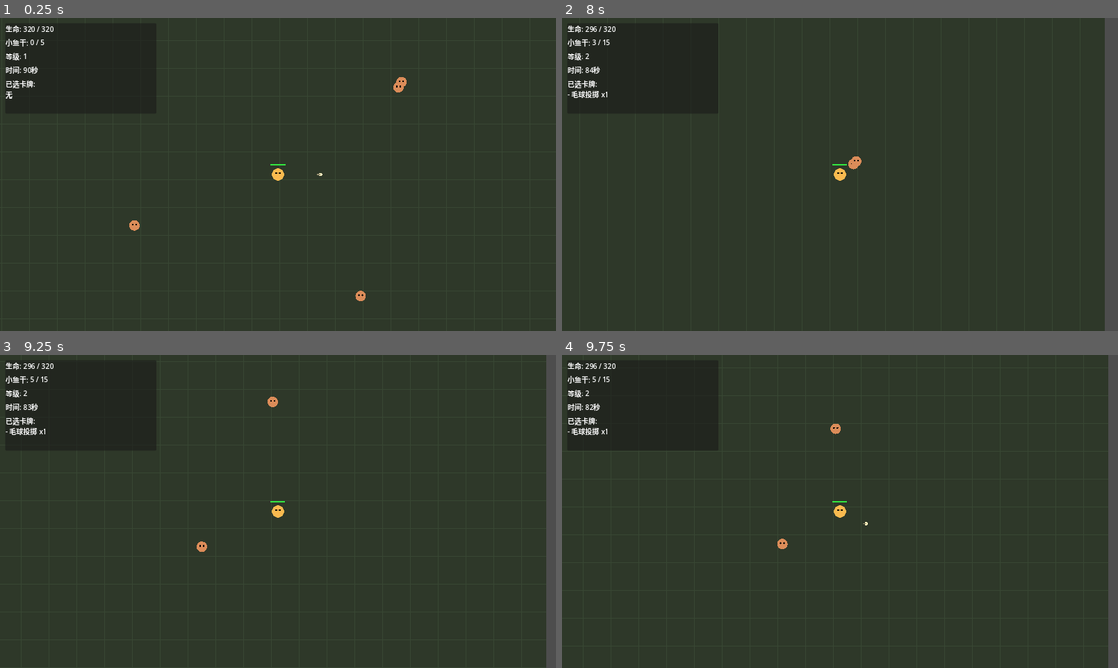
Above: before the commit, frames 1-4 (two rows, left to right).
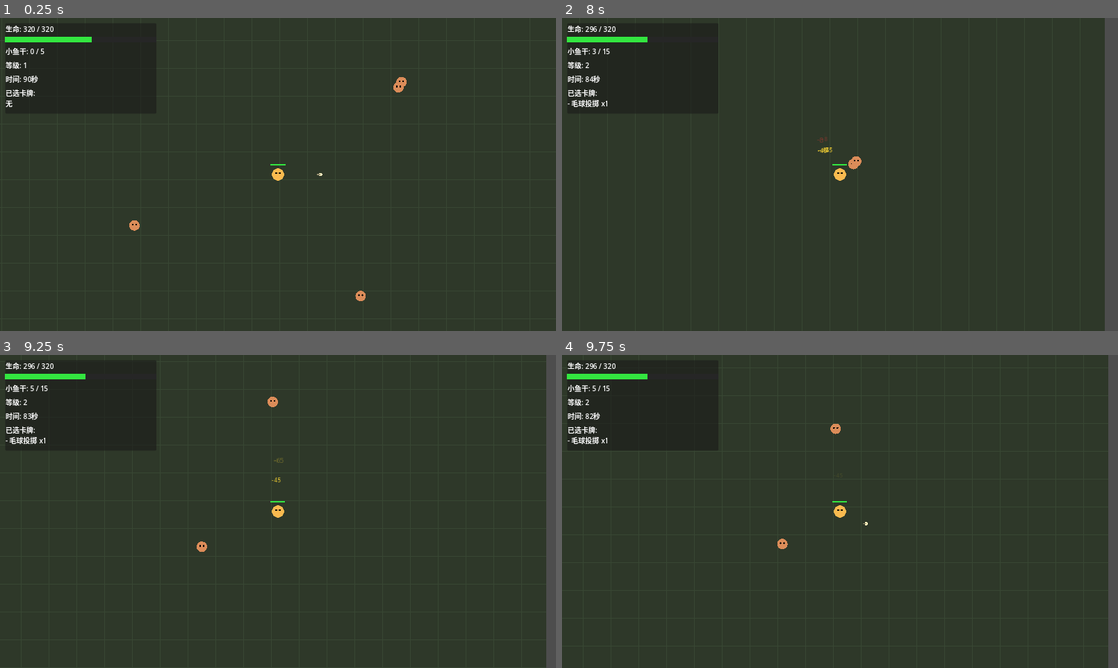
Above: after the commit, the same moments.

Repository: chriszcc1021/superMaomao
Game: Godot game, scene res://scenes/battle/BattleScene.tscn
Two runs of this game, one before a commit and one after it. Both use one fixed random seed, a clock stepped at 60 frames per second and the inputs below. This scene is started directly instead of the project's main scene.
Inputs (mouse positions are in pixels of both pictures, inside the frame that each line leads up to):
- Up to frame 1 (0.25 s): no input
- Up to frame 2 (8 s): tap Enter at 0.5 s; move the mouse to (962, 158) at 0.52 s; hold D 0.53-1.25 s; tap B at 0.6 s; click (962, 158) at 0.67 s; tap Space at 0.77, 3.77, 6.77 s; drag from (728, 190) to (840, 174) at 1.27 s; move the mouse to (895, 105) at 2.02 s; hold D 2.03-2.75 s; tap E at 2.1 s; drag from (812, 237) to (673, 127) at 2.77 s; move the mouse to (1006, 221) at 3.52 s; hold A 3.53-4.25 s; tap G at 3.6 s; drag from (673, 127) to (840, 174) at 4.27 s; move the mouse to (867, 174) at 5.02 s; hold S 5.03-5.75 s; tap I at 5.1 s; click (867, 174) at 5.17 s; drag from (756, 96) to (728, 190) at 5.77 s; move the mouse to (962, 158) at 6.52 s; hold W 6.53-7.25 s; tap K at 6.6 s; drag from (728, 190) to (840, 174) at 7.27 s
- Up to frame 3 (9.25 s): move the mouse to (333, 442) at 8.02 s; hold S 8.03-8.75 s; tap M at 8.1 s; drag from (250, 574) to (111, 464) at 8.77 s
- Up to frame 4 (9.75 s): move the mouse to (1006, 558) at 9.52 s; hold W from 9.53 s (still down); tap O at 9.6 s; click (1006, 558) at 9.67 s

The runs differ from the first frame. In frame 1, 0.8% of the frame differs, in the area x 0-17%, y 6-29%; in frame 2, 0.9%, in the area x 0-49%, y 6-44%; in frame 3, 0.9%; in frame 4, 0.9%.

Commit message:
feat: 远征二选一 + BattleHUD血条 + 浮动伤害数字
- ExpeditionSystem: 节点生成改为固定2个，避免重复逻辑
- ExpeditionMapUI: _refresh_nodes 固定最多显示2个按钮（二选一）
- constants.gd: EXPEDITION_NODE_COUNT_MAX 改为 2
- BattleHUD: 动态创建可视血条，血量充足绿/中等橙/危险红
- FloatingText.gd: 新建浮动数字脚本，向上飘动0.8秒后销毁
- Enemy: take_damage 接入 FloatingText（黄色伤害数字）
- PlayerCat: take_damage 接入 FloatingText（红色受伤数字）
- 游戏设计文档更新至 v3.6，§4.4 节点二选一规则明确

Diff:
--- a/data/constants.gd
+++ b/data/constants.gd
@@ -291,7 +291,7 @@
 const EXPEDITION_BATTLE_REWARD_SUCCESS_MULT := 50
 const EXPEDITION_BATTLE_REWARD_FAIL_MULT := 20
 const EXPEDITION_NODE_COUNT_MIN := 2
-const EXPEDITION_NODE_COUNT_MAX := 3
+const EXPEDITION_NODE_COUNT_MAX := 2
 const EXPEDITION_QUESTION_COIN_MIN := 15
 const EXPEDITION_QUESTION_COIN_MAX := 35
 const EXPEDITION_MYSTERY_BUFF_VARIANTS := 3
--- a/scenes/battle/entities/Enemy.gd
+++ b/scenes/battle/entities/Enemy.gd
@@ -2,6 +2,7 @@
 extends CharacterBody2D
 
 const GameConstants := preload("res://data/constants.gd")
+const FloatingText := preload("res://scenes/common/FloatingText.gd")
 
 signal died(enemy_type: String, fish_drop: int, world_position: Vector2)
 
@@ -52,6 +53,9 @@
 func take_damage(amount: float) -> void:
 	current_hp -= amount
 	queue_redraw()
+	# 浮动伤害数字
+	if get_parent() != null:
+		FloatingText.spawn(get_parent(), global_position + Vector2(randf_range(-8.0, 8.0), -16.0), "-%d" % int(amount), Color(1.0, 0.85, 0.2, 1.0))
 	if current_hp <= 0.0:
 		died.emit(enemy_type, fish_drop, global_position)
 		queue_free()
--- a/scenes/battle/entities/PlayerCat.gd
+++ b/scenes/battle/entities/PlayerCat.gd
@@ -2,6 +2,7 @@
 extends CharacterBody2D
 
 const CatData := preload("res://resources/CatData.gd")
+const FloatingText := preload("res://scenes/common/FloatingText.gd")
 
 signal hp_changed(current_hp: float, max_hp: float)
 signal died
@@ -74,6 +75,9 @@
 	current_hp = max(current_hp - amount, 0.0)
 	hp_changed.emit(current_hp, max_hp)
 	queue_redraw()
+	# 浮动受伤数字（红色）
+	if get_parent() != null:
+		FloatingText.spawn(get_parent(), global_position + Vector2(randf_range(-6.0, 6.0), -20.0), "-%d" % int(amount), Color(0.95, 0.2, 0.2, 1.0))
 	if current_hp <= 0.0:
 		died.emit()
 
--- a/scenes/battle/ui/BattleHUD.gd
+++ b/scenes/battle/ui/BattleHUD.gd
@@ -6,9 +6,52 @@
 @onready var _timer_label: Label = $Panel/VBox/TimerLabel
 @onready var _cards_label: RichTextLabel = $Panel/VBox/CardsLabel
 
+# 动态创建的可视血条
+var _hp_bar: ColorRect = null
+var _hp_bar_bg: ColorRect = null
+
+const HP_BAR_WIDTH := 200.0
+const HP_BAR_HEIGHT := 12.0
+
+func _ready() -> void:
+	_build_hp_bar()
+
+func _build_hp_bar() -> void:
+	# 在 HpLabel 后插入血条背景 + 前景
+	var vbox: VBoxContainer = $Panel/VBox
+	if vbox == null:
+		return
+	_hp_bar_bg = ColorRect.new()
+	_hp_bar_bg.color = Color(0.15, 0.15, 0.15, 1.0)
+	_hp_bar_bg.custom_minimum_size = Vector2(HP_BAR_WIDTH, HP_BAR_HEIGHT)
+
+	_hp_bar = ColorRect.new()
+	_hp_bar.color = Color(0.2, 0.9, 0.25, 1.0)
+	_hp_bar.size = Vector2(HP_BAR_WIDTH, HP_BAR_HEIGHT)
+	_hp_bar.position = Vector2.ZERO
+	_hp_bar_bg.add_child(_hp_bar)
+
+	# 插到 HpLabel 后面（index 1）
+	vbox.add_child(_hp_bar_bg)
+	vbox.move_child(_hp_bar_bg, 1)
+
 func update_stats(hp: float, hp_max: float, level: int, xp: int, xp_next: int, timer_text: String, cards_text: String) -> void:
 	_hp_label.text = "生命: %.0f / %.0f" % [hp, hp_max]
 	_level_label.text = "等级: %d" % level
 	_xp_label.text = "小鱼干: %d / %d" % [xp, xp_next]
 	_timer_label.text = timer_text
 	_cards_label.text = cards_text
+	_update_hp_bar(hp, hp_max)
+
+func _update_hp_bar(hp: float, hp_max: float) -> void:
+	if _hp_bar == null or _hp_bar_bg == null:
+		return
+	var ratio: float = clamp(hp / max(hp_max, 1.0), 0.0, 1.0)
+	_hp_bar.size = Vector2(HP_BAR_WIDTH * ratio, HP_BAR_HEIGHT)
+	# 血量低于30%变红
+	if ratio <= 0.3:
+		_hp_bar.color = Color(0.9, 0.15, 0.15, 1.0)
+	elif ratio <= 0.6:
+		_hp_bar.color = Color(0.9, 0.65, 0.1, 1.0)
+	else:
+		_hp_bar.color = Color(0.2, 0.9, 0.25, 1.0)
--- /dev/null
+++ b/scenes/common/FloatingText.gd
@@ -0,0 +1,40 @@
+class_name FloatingText
+extends Node2D
+
+# 浮动伤害数字，自动向上飘动后销毁
+# 使用方法：FloatingText.spawn(parent_node, world_position, text, color)
+
+const FLOAT_DURATION := 0.8  # 秒
+const FLOAT_RISE := 40.0     # 像素（向上飘移距离）
+const FONT_SIZE := 14
+
+static func spawn(parent: Node, world_pos: Vector2, display_text: String, color: Color = Color.WHITE) -> void:
+	var ft := FloatingText.new()
+	ft.global_position = world_pos
+	ft._text = display_text
+	ft._color = color
+	parent.add_child(ft)
+
+var _text: String = ""
+var _color: Color = Color.WHITE
+var _elapsed: float = 0.0
+var _label: Label = null
+
+func _ready() -> void:
+	_label = Label.new()
+	_label.text = _text
+	_label.add_theme_color_override("font_color", _color)
+	_label.add_theme_font_size_override("font_size", FONT_SIZE)
+	_label.position = Vector2(-20.0, -30.0)
+	add_child(_label)
+	z_index = 10
+
+func _process(delta: float) -> void:
+	_elapsed += delta
+	var progress := _elapsed / FLOAT_DURATION
+	# 向上飘
+	_label.position.y = -30.0 - FLOAT_RISE * progress
+	# 淡出
+	modulate.a = 1.0 - progress
+	if _elapsed >= FLOAT_DURATION:
+		queue_free()
--- a/scenes/expedition/ExpeditionMapUI.gd
+++ b/scenes/expedition/ExpeditionMapUI.gd
@@ -97,10 +97,12 @@
 
 func _refresh_nodes() -> void:
 	_clear_nodes()
-	for idx in _current_nodes.size():
+	# 固定二选一：最多显示2个节点按钮
+	var display_count := mini(_current_nodes.size(), 2)
+	for idx in display_count:
 		var node_data: Dictionary = _current_nodes[idx]
 		var button := Button.new()
-		button.custom_minimum_size = Vector2(220.0, 110.0)
+		button.custom_minimum_size = Vector2(260.0, 120.0)
 		button.text = str(node_data.get("label", "节点"))
 		button.pressed.connect(_on_node_pressed.bind(idx))
 		_node_row.add_child(button)
--- a/scenes/expedition/ExpeditionSystem.gd
+++ b/scenes/expedition/ExpeditionSystem.gd
@@ -57,10 +57,17 @@
 	if layer >= GameConstants.EXPEDITION_BOSS_LAYER:
 		nodes.append({"type": "battle_boss"})
 		return nodes
-	var count := randi_range(GameConstants.EXPEDITION_NODE_COUNT_MIN, GameConstants.EXPEDITION_NODE_COUNT_MAX)
+	# 固定生成2个节点，玩家二选一
 	var probs: Dictionary = GameConstants.EXPEDITION_NODE_PROBABILITIES.get(layer, {})
-	for _i in count:
-		nodes.append({"type": _weighted_pick(probs, NODE_PICK_ORDER, "battle_normal")})
+	while nodes.size() < 2:
+		var picked: String = _weighted_pick(probs, NODE_PICK_ORDER, "battle_normal")
+		# 避免两个节点完全相同（至少尝试差异化，最多3次）
+		if nodes.size() == 1 and str(nodes[0].get("type", "")) == picked:
+			var attempts := 0
+			while attempts < 3 and str(nodes[0].get("type", "")) == picked:
+				picked = _weighted_pick(probs, NODE_PICK_ORDER, "battle_normal")
+				attempts += 1
+		nodes.append({"type": picked})
 	return nodes
 
 func resolve_question_event(game_state: Node) -> String:
Not shown, added: 游戏设计文档-v3.6.md
